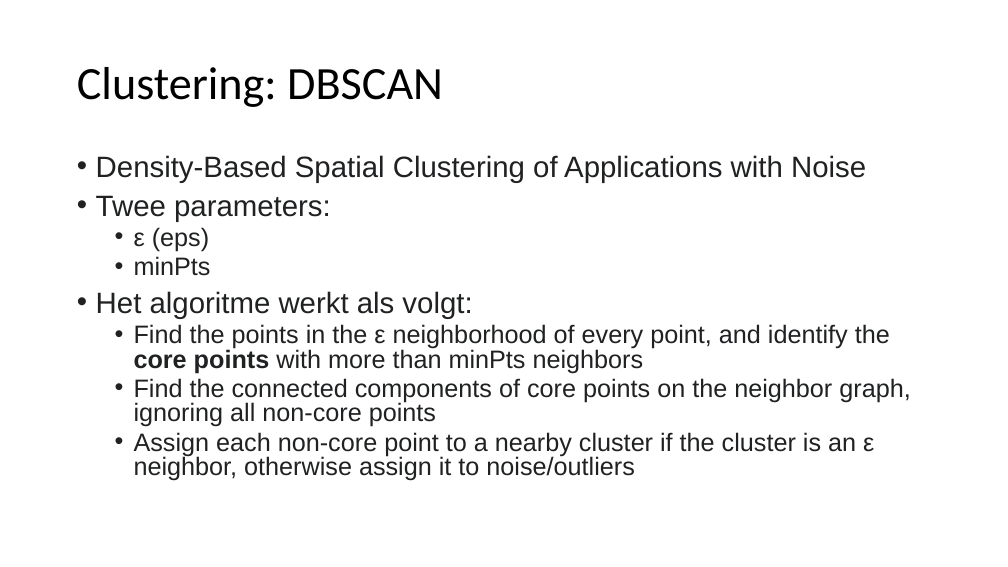
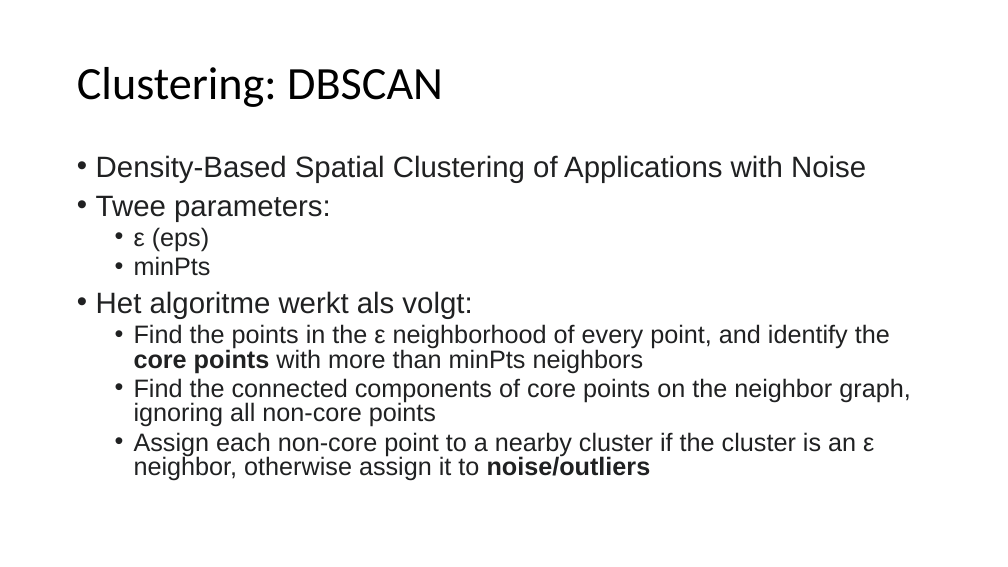
Before and after one commit to hanze-hbo-ict/Machine-Learning, a slide deck: slide 40 of Keynote/6.andere-modellen.pptx (slide 8 before the commit). Drawn at 1008x567 pixels with LibreOffice and Linux fonts; fonts in the diff are those of the drawing. Boxes give left, top, right and bottom in pixels: in the first picture for what was removed or moved away, otherwise in the second. Text is boxed around its words. In the diff, an @@ line names an element or a change of style, - is before the commit and + after.

```diff
--- a/Keynote/6.andere-modellen.pptx
+++ b/Keynote/6.andere-modellen.pptx
@@ text at (134, 432, 874, 481): bold on in "noise/outliers" @@
```
Also in this commit, not shown: 7 other slides changed, 37 slides added, 2 slides removed, 4 other files.
